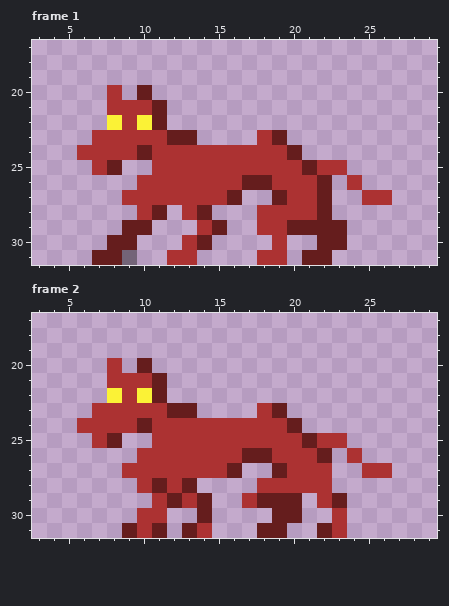
Pixel-art file: TheSalvager/salvager/Aseprite/Creatures/HellDog.aseprite. Above, as it was before the edit.
32x32 pixels, 2 frames. Shown: frame 1: x 3..29, y 17..31; frame 2: x 3..29, y 17..31.
After the commit:
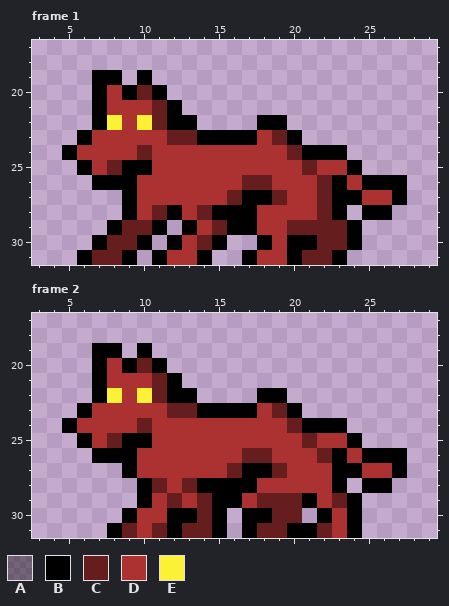
Palette (. is transparent): A #00000069  B #000000  C #651d1d  D #ac3232  E #fbf236
Difference:
--- frame 1, layer "color"
@@ x 3..29 @@
 18 ...........................
-19 ...........................
-20 .....D.C...................
-21 .....DDDC..................
-22 .....EDEC..................
-23 ....DDDDDCC....DC..........
-24 ...DDDDCDDDDDDDDDC.........
-25 ....DC..DDDDDDDDDDCDD......
-26 .......DDDDDDDCCDDDC.D.....
-27 ......DDDDDDDC..CDDC..DD...
-28 .......DC.DC...DDDDC.......
-29 ......CC...DC..DDCCCC......
-30 .....CC...DC....D..CC......
-31 ....CCA..DD....DD.CC.......
+19 ....BB.B...................
+20 ....BDBCB..................
+21 ....BDDDCB.................
+22 ....BEDECBB....BB..........
+23 ...BDDDDDCCBBBBDCB.........
+24 ..BDDDDCDDDDDDDDDCBBB......
+25 ...BDCBBDDDDDDDDDDCDDB.....
+26 ....BBBDDDDDDDCCDDDCBDBBB..
+27 ......BDDDDDDCBBCDDCBBDDB..
+28 ......BDCBDCBBBDDDDCB.BB...
+29 .....BCCB.BDCBBDDCCCCB.....
+30 ....BCCB.BDCB..BDBBCCB.....
+31 ...BCCB.BDDB..BDDBCCB......
--- frame 2, layers "shading", "color"
@@ x 3..29 @@
 18 ...........................
-19 ...........................
-20 .....D.C...................
-21 .....DDDC..................
-22 .....EDEC..................
-23 ....DDDDDCC....DC..........
-24 ...DDDDCDDDDDDDDDC.........
-25 ....DC..DDDDDDDDDDCDD......
-26 .......DDDDDDDCCDDDC.D.....
-27 ......DDDDDDDC..CDDD..DD...
-28 .......DCDC....DDDDD.......
-29 ........DCDC..DCCC.DC......
-30 .......DD..C....CC..D......
-31 ......CDC.CD...CC..CD......
+19 ....BB.B...................
+20 ....BDBCB..................
+21 ....BDDDCB.................
+22 ....BEDECBB....BB..........
+23 ...BDDDDDCCBBBBDCB.........
+24 ..BDDDDCDDDDDDDDDCBBB......
+25 ...BDCBBDDDDDDDDDDCDDB.....
+26 ....BBBDDDDDDDCCDDDCBDBBB..
+27 ......BDDDDDDCBBCDDDBBDDB..
+28 .......BCDCBBBBDDDDDB.BB...
+29 .......BDCDCBBDCCCBDCB.....
+30 ......BDDBBCB.BBCC.BDB.....
+31 .....BCDCBCCB.BCCBBCDB.....
Changed places in both pictures, as pixel boxes (x1, y1, x2, y2):
changed: (62, 70, 407, 265)
changed: (62, 343, 407, 538)
